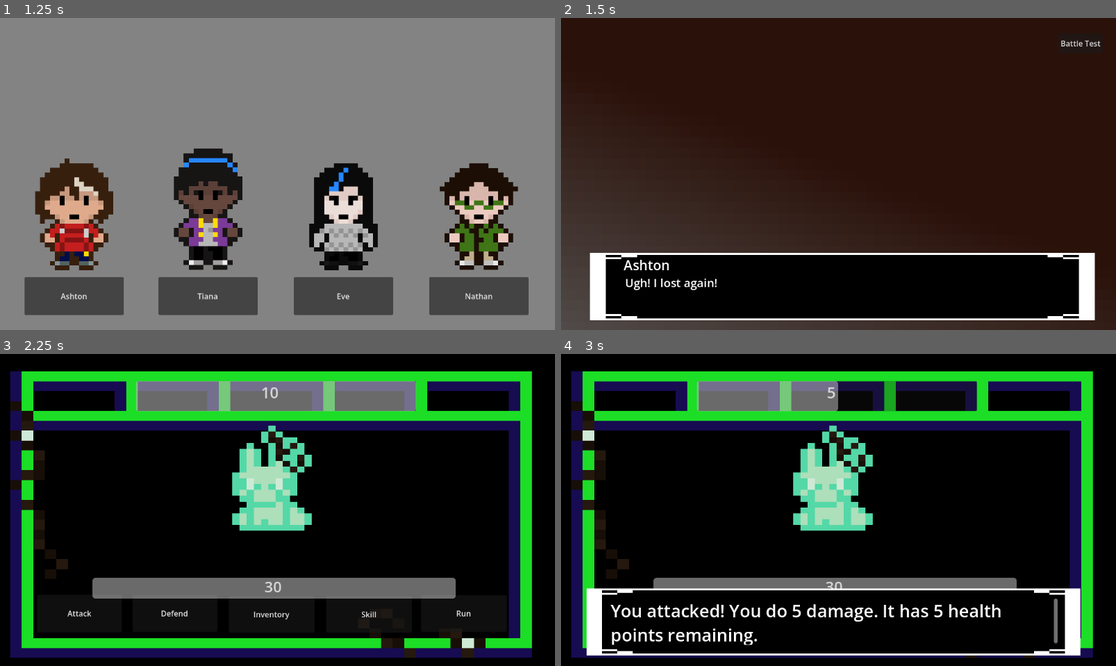
Above: before the commit, frames 1-4 (two rows, left to right).
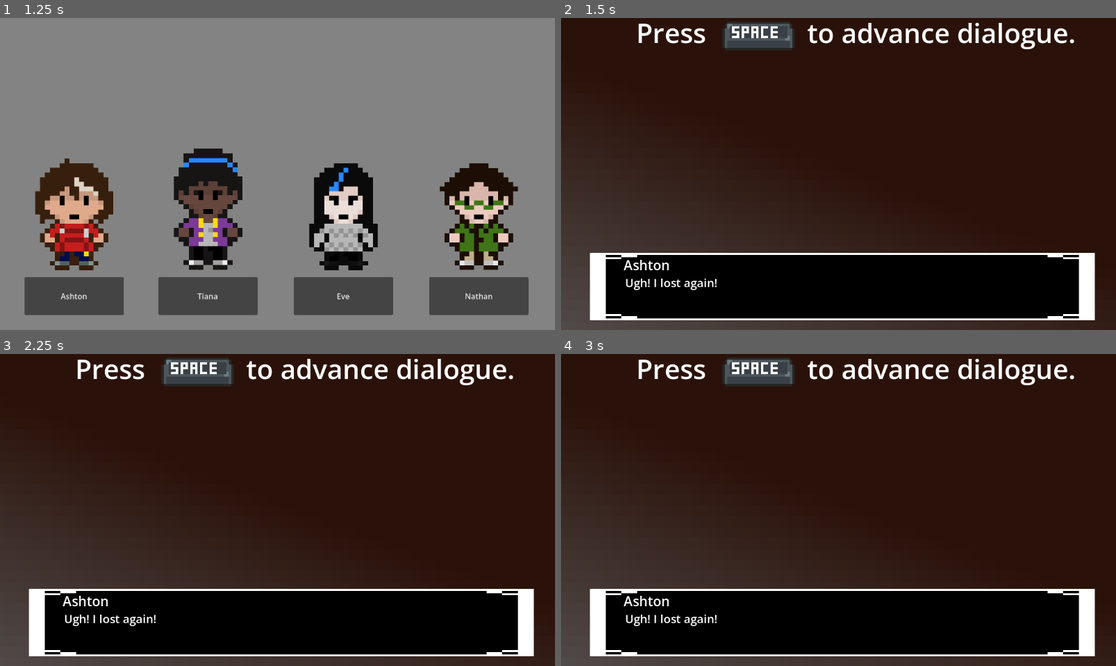
Above: after the commit, the same moments.

Repository: eRues/The-Great-Disappearance-of-Jamie-Finch
Game: Godot game, scene res://main_menu.tscn
Same seed, same stepped clock (60 frames per second), same inputs: the game is played once before the commit and once after it.
Inputs (mouse positions are in pixels of both pictures, inside the frame that each line leads up to):
- Up to frame 1 (1.25 s): click "New Game" at 0.5 s
- Up to frame 2 (1.5 s): click "Ashton" at 1.25 s
- Up to frame 3 (2.25 s): click (521, 378) at 2 s, where only the run before the commit has a clickable "Battle Test"
- Up to frame 4 (3 s): click (638, 612) at 2.75 s, where only the run before the commit has a clickable "Attack"

Frame 1 is identical in both runs. In frame 2, 2.8% of the frame differs, in the area x 13-98%, y 1-11%; in frame 3, 89%, in the area x 0-100%, y 0-100%; in frame 4, 84%.

Commit message:
version updated, we're chilling and ready to publish

Diff:
--- a/Areas/1st_floor_hallway.tscn
+++ b/Areas/1st_floor_hallway.tscn
@@ -38,28 +38,28 @@
 [sub_resource type="RectangleShape2D" id="RectangleShape2D_cmodj"]
 size = Vector2(76, 31)
 
-[node name="1st_floor_hallway" type="Node2D"]
+[node name="1st_floor_hallway" type="Node2D" unique_id=1225131798]
 script = ExtResource("1_s0xso")
 
-[node name="back color" type="ColorRect" parent="."]
+[node name="back color" type="ColorRect" parent="." unique_id=1854773747]
 offset_left = -19.0
 offset_top = -82.0
 offset_right = 1878.0
 offset_bottom = 301.0
 color = Color(0.17821202, 0.17821205, 0.17821205, 1)
 
-[node name="hallway_map" parent="." instance=ExtResource("1_6cnaf")]
+[node name="hallway_map" parent="." unique_id=1759470493 instance=ExtResource("1_6cnaf")]
 layer_0/tile_data = PackedInt32Array(524288, 1376259, 0, 589824, 1376259, 1, 655360, 1376259, 2, 524289, 1441795, 0, 58 …(22483 unchanged characters)…
 layer_1/tile_data = PackedInt32Array(131136, 1, 30, 196672, 1, 31, 262208, 1, 32, 327744, 1, 33, 393280, 1, 34, 458816, …(1476 unchanged characters)…
 layer_2/name = "Layer2"
 layer_2/tile_data = PackedInt32Array(196612, 4, 2, 65551, 65540, 2, 65554, 65541, 1, 458771, 65541, 805306369, 458770,  …(1282 unchanged characters)…
 
-[node name="debris" parent="." groups=["interact_item"] instance=ExtResource("7_0dt61")]
+[node name="debris" parent="." unique_id=1805227603 groups=["interact_item"] instance=ExtResource("7_0dt61")]
 position = Vector2(321, 34)
 collision_layer = 4
 collision_mask = 4
 
-[node name="interact_label" type="Label" parent="debris"]
+[node name="interact_label" type="Label" parent="debris" unique_id=2036166116]
 visible = false
 offset_left = 135.0
 offset_top = 90.0
@@ -68,7 +68,7 @@
 theme_override_font_sizes/font_size = 12
 text = "Interact"
 
-[node name="inventory_item" parent="." instance=ExtResource("10_cmodj")]
+[node name="inventory_item" parent="." unique_id=117452447 instance=ExtResource("10_cmodj")]
 position = Vector2(1230, 25)
 item_type = "consumable"
 item_name = "Granola Bar"
@@ -76,21 +76,21 @@
 item_texture = ExtResource("11_p5s25")
 item_effects = "Health: +5"
 
-[node name="text_area" type="Area2D" parent="inventory_item"]
-
-[node name="text_detect" type="CollisionShape2D" parent="inventory_item/text_area"]
+[node name="text_area" type="Area2D" parent="inventory_item" unique_id=796733452]
+
+[node name="text_detect" type="CollisionShape2D" parent="inventory_item/text_area" unique_id=1712743507]
 position = Vector2(145, 125)
 rotation = 3.1415927
 shape = SubResource("CircleShape2D_cmodj")
 
-[node name="character_open" parent="." instance=ExtResource("3_4entq")]
+[node name="character_open" parent="." unique_id=1882340442 instance=ExtResource("3_4entq")]
 position = Vector2(30, 147)
 
-[node name="CollisionShape2D" type="CollisionShape2D" parent="character_open"]
+[node name="CollisionShape2D" type="CollisionShape2D" parent="character_open" unique_id=577529311]
 position = Vector2(-1, 8)
 shape = SubResource("CircleShape2D_0dt61")
 
-[node name="walkin_text" parent="." instance=ExtResource("9_cmodj")]
+[node name="walkin_text" parent="." unique_id=1683016583 instance=ExtResource("9_cmodj")]
 unique_name_in_owner = true
 offset_left = -11.0
 offset_top = 29.000002
@@ -98,7 +98,7 @@
 offset_bottom = 29.000002
 scale = Vector2(0.3, 0.3)
 
-[node name="TextureRect" type="TextureRect" parent="."]
+[node name="TextureRect" type="TextureRect" parent="." unique_id=1332316053]
 offset_left = 1751.0
 offset_top = 352.0
 offset_right = 2007.0
@@ -106,32 +106,32 @@
 rotation = -1.5720727
 texture = SubResource("GradientTexture1D_oe33b")
 
-[node name="StaticBody2D" type="StaticBody2D" parent="."]
+[node name="StaticBody2D" type="StaticBody2D" parent="." unique_id=352686299]
 collision_layer = 3
 collision_mask = 3
 
-[node name="CollisionPolygon2D" type="CollisionPolygon2D" parent="StaticBody2D"]
+[node name="CollisionPolygon2D" type="CollisionPolygon2D" parent="StaticBody2D" unique_id=1011714865]
 polygon = PackedVector2Array(0, 16, 1, 176, 1759, 175, 1759, 201, 1809, 201, 1808, 175, 1824, 175, 1824, 56.181015, 1824, 15, 1, 16, 60, -56, 505, -33, 616, -27, 686, -29, 1999, -33, 1997, 359, 1680, 534, -300, 320, -76, -80)
 
-[node name="rock_texture" type="TextureRect" parent="." groups=["interact_item"]]
+[node name="rock_texture" type="TextureRect" parent="." unique_id=233929229 groups=["interact_item"]]
 visible = false
 offset_top = 38.0
 offset_right = 117.0
 offset_bottom = 176.0
 texture = ExtResource("2_oe33b")
 
-[node name="StaticBody2D" type="StaticBody2D" parent="rock_texture"]
+[node name="StaticBody2D" type="StaticBody2D" parent="rock_texture" unique_id=1875149225]
 collision_layer = 3
 collision_mask = 3
 
-[node name="CollisionShape2D" type="CollisionShape2D" parent="rock_texture/StaticBody2D"]
+[node name="CollisionShape2D" type="CollisionShape2D" parent="rock_texture/StaticBody2D" unique_id=632997796]
 position = Vector2(58.5, 68.5)
 shape = SubResource("RectangleShape2D_ru8aw")
 disabled = true
 
-[node name="Doors" type="Node" parent="."]
-
-[node name="Door_N" parent="Doors" instance=ExtResource("5_0o4e0")]
+[node name="Doors" type="Node" parent="." unique_id=21361972]
+
+[node name="Door_N" parent="Doors" unique_id=1844416901 instance=ExtResource("5_0o4e0")]
 collision_layer = 3
 destination_scene_tag = "courtyard"
 destination_door_tag = "S"
@@ -143,7 +143,7 @@
 [node name="Spawn" parent="Doors/Door_N" index="1"]
 position = Vector2(1089, 138)
 
-[node name="Door_SE" parent="Doors" instance=ExtResource("5_0o4e0")]
+[node name="Door_SE" parent="Doors" unique_id=1582021498 instance=ExtResource("5_0o4e0")]
 visible = false
 collision_layer = 3
 monitoring = false
@@ -155,19 +155,19 @@
 [node name="CollisionShape2D" parent="Doors/Door_SE" index="0"]
 position = Vector2(1782, 200)
 
-[node name="walk_in" parent="." instance=ExtResource("6_oloq3")]
+[node name="walk_in" parent="." unique_id=1595530377 instance=ExtResource("6_oloq3")]
 position = Vector2(37, -7)
 
-[node name="tutorial_interact" parent="." instance=ExtResource("8_apa2f")]
+[node name="tutorial_interact" parent="." unique_id=112353040 instance=ExtResource("8_apa2f")]
 position = Vector2(350, -89)
 
-[node name="tutorial_block" type="StaticBody2D" parent="."]
-
-[node name="CollisionShape2D" type="CollisionShape2D" parent="tutorial_block"]
+[node name="tutorial_block" type="StaticBody2D" parent="." unique_id=1604777400]
+
+[node name="CollisionShape2D" type="CollisionShape2D" parent="tutorial_block" unique_id=1628353019]
 position = Vector2(1087, 103.5)
 shape = SubResource("RectangleShape2D_0dt61")
 
-[node name="granola_text" parent="." instance=ExtResource("9_cmodj")]
+[node name="granola_text" parent="." unique_id=1758025974 instance=ExtResource("9_cmodj")]
 unique_name_in_owner = true
 offset_left = 1198.0
 offset_top = 29.0
@@ -175,23 +175,23 @@
 offset_bottom = 29.0
 scale = Vector2(0.3, 0.3)
 
-[node name="StaticBody2D2" type="StaticBody2D" parent="."]
+[node name="StaticBody2D2" type="StaticBody2D" parent="." unique_id=2104664599]
 position = Vector2(1741, 127)
 
-[node name="CollisionShape2D" type="CollisionShape2D" parent="StaticBody2D2"]
+[node name="CollisionShape2D" type="CollisionShape2D" parent="StaticBody2D2" unique_id=787675197]
 position = Vector2(43, 49)
 shape = SubResource("RectangleShape2D_p5s25")
 
-[node name="basement_enter" type="Area2D" parent="."]
-
-[node name="CollisionShape2D" type="CollisionShape2D" parent="basement_enter"]
+[node name="basement_enter" type="Area2D" parent="." unique_id=1221057031]
+
+[node name="CollisionShape2D" type="CollisionShape2D" parent="basement_enter" unique_id=1974708612]
 position = Vector2(1785, 160.5)
 shape = SubResource("RectangleShape2D_cmodj")
 
-[node name="tutorial_change_scene" parent="." instance=ExtResource("12_p5s25")]
+[node name="tutorial_change_scene" parent="." unique_id=751159298 instance=ExtResource("12_p5s25")]
 position = Vector2(1671, 30)
 
-[node name="confirm_area" type="ColorRect" parent="."]
+[node name="confirm_area" type="ColorRect" parent="." unique_id=128274934]
 visible = false
 offset_left = 1589.0
 offset_top = 106.0
@@ -199,7 +199,7 @@
 offset_bottom = 172.0
 color = Color(0.18179765, 0.18179768, 0.18179768, 1)
 
-[node name="basement_confirm" type="Label" parent="confirm_area"]
+[node name="basement_confirm" type="Label" parent="confirm_area" unique_id=441789834]
 layout_mode = 0
 offset_right = 152.0
 offset_bottom = 34.0
@@ -208,7 +208,7 @@
 horizontal_alignment = 1
 autowrap_mode = 3
 
-[node name="yes_button" type="Button" parent="confirm_area"]
+[node name="yes_button" type="Button" parent="confirm_area" unique_id=443547272]
 layout_mode = 0
 offset_left = 13.0
 offset_top = 36.0
@@ -217,7 +217,7 @@
 theme_override_font_sizes/font_size = 12
 text = "Yes"
 
-[node name="no_button" type="Button" parent="confirm_area"]
+[node name="no_button" type="Button" parent="confirm_area" unique_id=1484635632]
 layout_mode = 0
 offset_left = 96.0
 offset_top = 36.0
@@ -226,7 +226,7 @@
 theme_override_font_sizes/font_size = 12
 text = "No"
 
-[node name="basement_walkin" parent="." instance=ExtResource("9_cmodj")]
+[node name="basement_walkin" parent="." unique_id=146528146 instance=ExtResource("9_cmodj")]
 offset_left = 1491.0
 offset_top = 41.0
 offset_right = 1491.0
--- a/opening_cutscene.gd
+++ b/opening_cutscene.gd
@@ -2,6 +2,11 @@
 
 func _ready() -> void:
 	$text_box.start()
+
+func _input(event: InputEvent) -> void:
+	if(event.is_action_pressed("space")):
+		$Label.visible = false
+		$KeySpace.visible = false
 
 func _on_temp_battle_button_pressed() -> void:
 	get_tree().change_scene_to_file("res://battle_scene.tscn")
--- a/opening_cutscene.tscn
+++ b/opening_cutscene.tscn
@@ -1,7 +1,8 @@
-[gd_scene load_steps=5 format=3 uid="uid://ybui4u7ubh2b"]
+[gd_scene format=3 uid="uid://ybui4u7ubh2b"]
 
 [ext_resource type="Script" uid="uid://bo104vcqokqms" path="res://opening_cutscene.gd" id="1_acnil"]
 [ext_resource type="PackedScene" uid="uid://bkhx06o5x33dw" path="res://text_box.tscn" id="2_e8074"]
+[ext_resource type="Texture2D" uid="uid://bobyk7h06lc2n" path="res://Assets/Keyboard Keys/key_space.png" id="3_ufc1a"]
 
 [sub_resource type="Gradient" id="Gradient_e8074"]
 offsets = PackedFloat32Array(0.026666667, 1)
@@ -12,10 +13,10 @@
 fill_from = Vector2(0.46261683, 0.046728972)
 fill_to = Vector2(0.95327103, 0.19626169)
 
-[node name="opening cutscene" type="Node2D"]
+[node name="opening cutscene" type="Node2D" unique_id=231757888]
 script = ExtResource("1_acnil")
 
-[node name="TextureRect" type="TextureRect" parent="."]
+[node name="TextureRect" type="TextureRect" parent="." unique_id=1346723762]
 offset_left = 1162.0
 offset_top = -182.0
 offset_right = 2608.0
@@ -23,18 +24,33 @@
 rotation = 1.5713016
 texture = SubResource("GradientTexture2D_ufc1a")
 
-[node name="temp_battle_button" type="Button" parent="."]
+[node name="temp_battle_button" type="Button" parent="." unique_id=1689865575]
+visible = false
 offset_left = 1033.0
 offset_top = 32.0
 offset_right = 1124.0
 offset_bottom = 73.0
+disabled = true
 text = "Battle Test"
 
-[node name="text_box" parent="." instance=ExtResource("2_e8074")]
+[node name="text_box" parent="." unique_id=1777336718 instance=ExtResource("2_e8074")]
 offset_left = 7.0
 offset_top = 7.0
 offset_right = 7.0
 offset_bottom = 7.0
 
+[node name="Label" type="Label" parent="." unique_id=1532601882]
+offset_left = 156.0
+offset_top = -8.0
+offset_right = 1069.0
+offset_bottom = 69.0
+theme_override_font_sizes/font_size = 56
+text = "Press              to advance dialogue."
+
+[node name="KeySpace" type="Sprite2D" parent="." unique_id=1117011868]
+position = Vector2(410.00006, 37)
+scale = Vector2(5, 5)
+texture = ExtResource("3_ufc1a")
+
 [connection signal="pressed" from="temp_battle_button" to="." method="_on_temp_battle_button_pressed"]
 [connection signal="dialogue_finished" from="text_box" to="." method="_on_text_box_dialogue_finished"]
--- a/project.godot
+++ b/project.godot
@@ -12,11 +12,15 @@
 
 general/accessibility_support=2
 
+[animation]
+
+compatibility/default_parent_skeleton_in_mesh_instance_3d=true
+
 [application]
 
 config/name="The Great Disappearance of Jamie Finch"
 run/main_scene="res://main_menu.tscn"
-config/features=PackedStringArray("4.5", "Forward Plus")
+config/features=PackedStringArray("4.6", "Forward Plus")
 config/icon="res://icon.svg"
 
 [autoload]
Not shown: 1 places in Areas/1st_floor_hallway.tscn that only renumber resources
Not shown, added: export_presets.cfg
